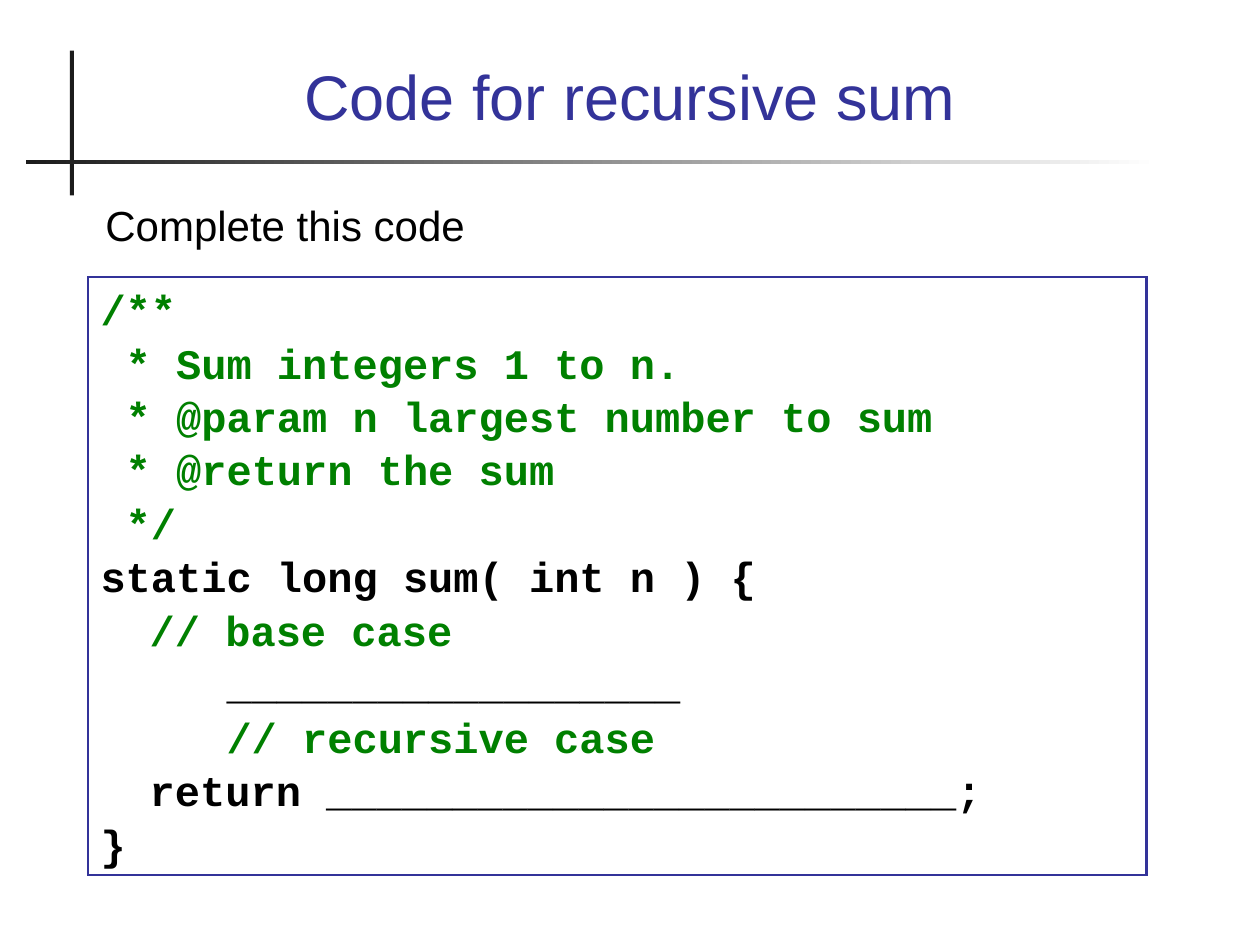
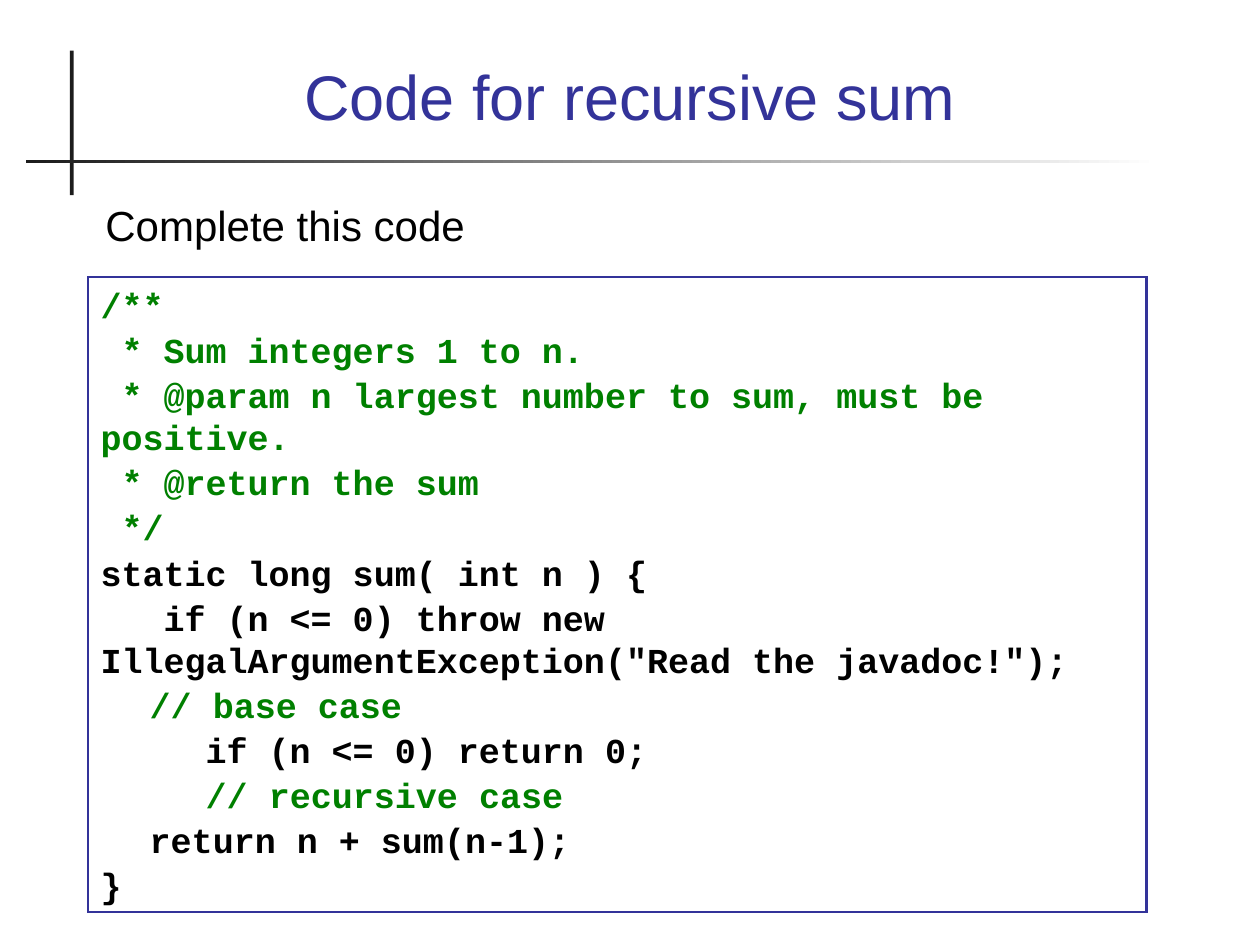
Before and after one commit to skeoop/skeoop.github.io, a slide deck: slide 9 of week9/Recursion.ppt. Drawn at 1260x945 pixels with LibreOffice and Linux fonts; fonts in the diff are those of the drawing. Boxes give left, top, right and bottom in pixels: in the first picture for what was removed or moved away, otherwise in the second. Text is boxed around its words. In the diff, an @@ line names an element or a change of style, - is before the commit and + after.

```diff
--- a/week9/Recursion.ppt
+++ b/week9/Recursion.ppt
@@ rectangle "/**": place and size @@
-rectangle "/**" at [88, 277, 1147, 876]
+rectangle "/**" at [88, 277, 1147, 912]
@@ text in rectangle at [101, 339, 584, 809]: size 24 to 20 pt in "/**", "* Sum integers 1 to n.", "* @return the sum", "*/" and 4 more places @@
@@ text in rectangle at [101, 384, 983, 458]: text changed; size 24 to 20 pt @@
-* @param n largest number to sum
+* @param n largest number to sum, must be positive.
@@ text in rectangle at [101, 606, 1067, 681]: paragraph added @@
+if (n <= 0) throw new IllegalArgumentException("Read the javadoc!");
@@ text in rectangle at [206, 738, 647, 771]: text changed; size 24 to 20 pt @@
-__________________
+if (n <= 0) return 0;
@@ text in rectangle at [150, 828, 570, 861]: text changed; size 24 to 20 pt @@
-return _________________________;
+return n + sum(n-1);
```
Also in this commit, not shown: 7 other slides changed, 5 other files.
